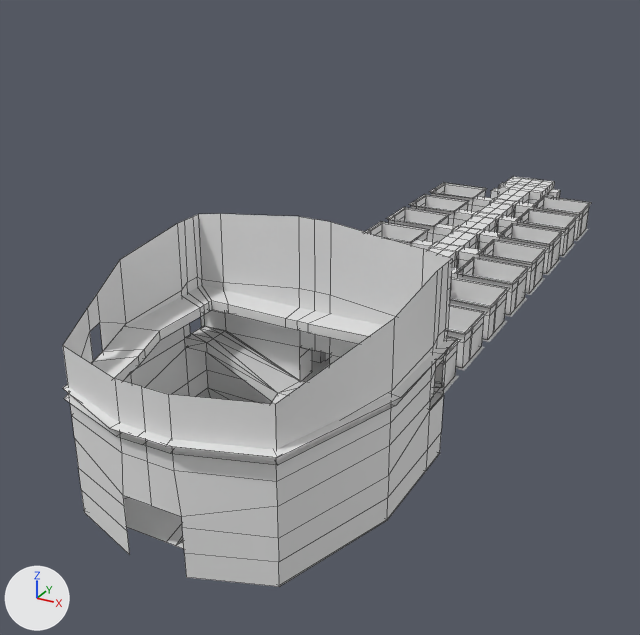
The FBX model TRUE_ENTROPY_UNITYPROJECT/Assets/Resources/LongestDayStructureAlt.fbx: old version first, new version second.
Before and after are seen from a camera (50 mm lens) standing at (27.2, -68.5, 29.8) and looking at (-4.9, -10.1, 0.5). Arrows for +X, +Y and +Z are at lower left; the lights stay in place. Mesh edges are drawn as thin lines on the coarser meshes. Where no turn or scale is listed for an object, it has been applied to the vertices. Vertices at the same position are counted once.
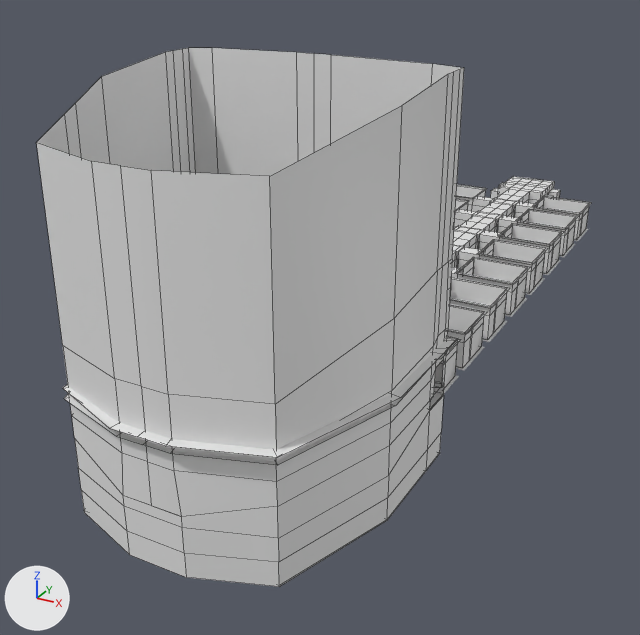
Diff of the bpy script that builds the scene:
```diff
--- a/TRUE_ENTROPY_UNITYPROJECT/Assets/Resources/LongestDayStructureAlt.fbx.py
+++ b/TRUE_ENTROPY_UNITYPROJECT/Assets/Resources/LongestDayStructureAlt.fbx.py
@@ me_mesh_002 @@
 # used by ob_box002; location = (-0.04, -27.49, -4.36)
-me_mesh_002.from_pydata(...)  # 134 vertices, 104 faces; spans x -9.6..9.6, y -10.4..8.0, z 1.3..16.7
+me_mesh_002.from_pydata(...)  # 156 vertices, 129 faces; spans x -9.6..9.6, y -10.4..8.0, z 1.3..27.2
+# me_mesh_002 part 1
+# 5 vertices are added at (1.2, 7.8, 27.2), (-1.2, 7.8, 27.2), (0.0, 7.8, 27.2), (7.7, 8.0, 27.0), (-7.7, 8.0, 27.0)
+# 17 new vertices lie (0.0, 0.0, 11.4) away from vertices in x -9.6..9.6, y -10.4..8.0, z 12.8..15.5
+# 25 new faces join them
```

Boxes (x1, y1, x2, y2) around the edits, measured in the pictures (640 x 635 px):
'Box002', reshaped (10% wider, 44% taller)
    before: (63, 214, 452, 587)
    after: (36, 48, 464, 587)
part 1 of me_mesh_002, added
    after: (36, 48, 464, 577)
'Object004', unchanged, covered by the edit
    before: (63, 285, 458, 458)
    after: (63, 336, 458, 458)
'Object002', unchanged, covered by the edit
    before: (123, 326, 443, 549)
    after: (429, 381, 443, 410)
'Object003', unchanged, covered by the edit
    before: (64, 301, 449, 465)
    after: (64, 348, 449, 465)
